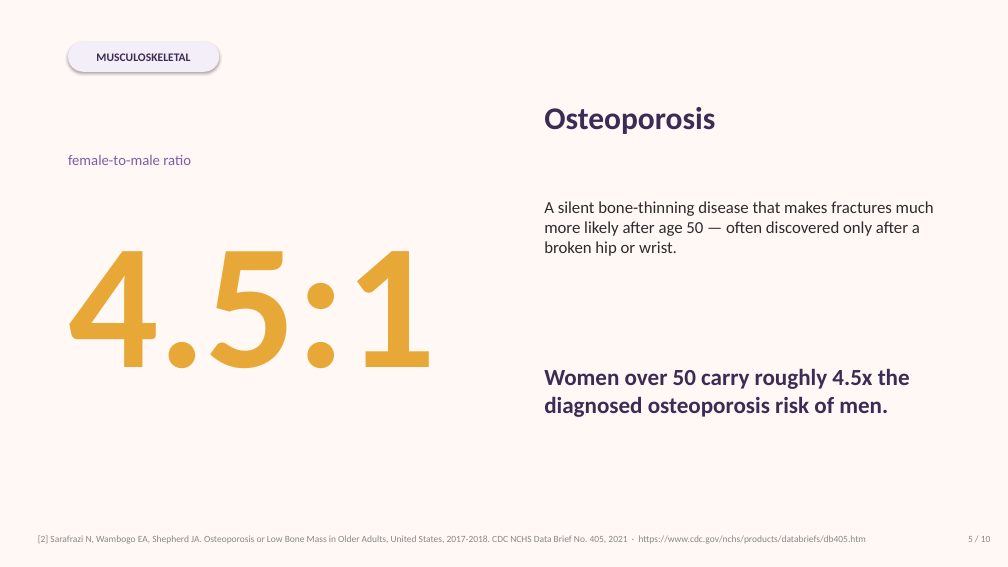
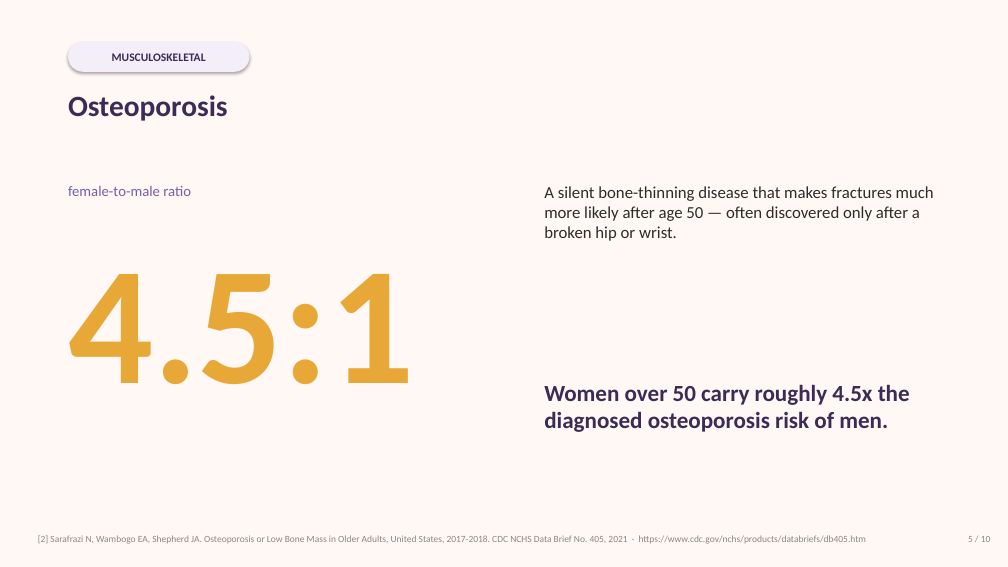
Before and after one commit to jimasiku/female-disease-prevalence, a slide deck: slide 5 of output/FemaleDiseasPrevalence.pptx. Drawn at 1008x567 pixels with LibreOffice and Linux fonts; fonts in the diff are those of the drawing. Boxes give left, top, right and bottom in pixels: in the first picture for what was removed or moved away, otherwise in the second. Text is boxed around its words. In the diff, an @@ line names an element or a change of style, - is before the commit and + after.

```diff
--- a/output/FemaleDiseasPrevalence.pptx
+++ b/output/FemaleDiseasPrevalence.pptx
@@ rounded rectangle "MUSCULOSKELETAL": place and size @@
-rounded rectangle "MUSCULOSKELETAL" at box(68, 42, 219, 72)
+rounded rectangle "MUSCULOSKELETAL" at box(68, 42, 250, 72)
@@ text "Osteoporosis": place and size @@
-text "Osteoporosis" at box(544, 107, 715, 134)
+text "Osteoporosis" at box(68, 95, 228, 121)
@@ text "Osteoporosis" at box(68, 95, 228, 121): size 30 to 28 pt @@
@@ text "female-to-male ratio": place and size @@
-text "female-to-male ratio" at box(68, 155, 191, 165)
+text "female-to-male ratio" at box(68, 186, 191, 196)
@@ text "A silent bone-thinning disease that ...": place and size @@
-text "A silent bone-thinning disease that ..." at box(544, 201, 934, 256)
+text "A silent bone-thinning disease that ..." at box(544, 186, 934, 241)
@@ text "4.5:1": place and size @@
-text "4.5:1" at box(68, 251, 436, 368)
+text "4.5:1" at box(68, 274, 414, 384)
@@ text "4.5:1" at box(68, 274, 414, 384): size 170 to 160 pt @@
@@ text "Women over 50 carry roughly ...": place and size @@
-text "Women over 50 carry roughly ..." at box(544, 368, 910, 417)
+text "Women over 50 carry roughly ..." at box(544, 384, 910, 432)
```
Also in this commit, not shown: 7 other slides changed, 3 other files.
